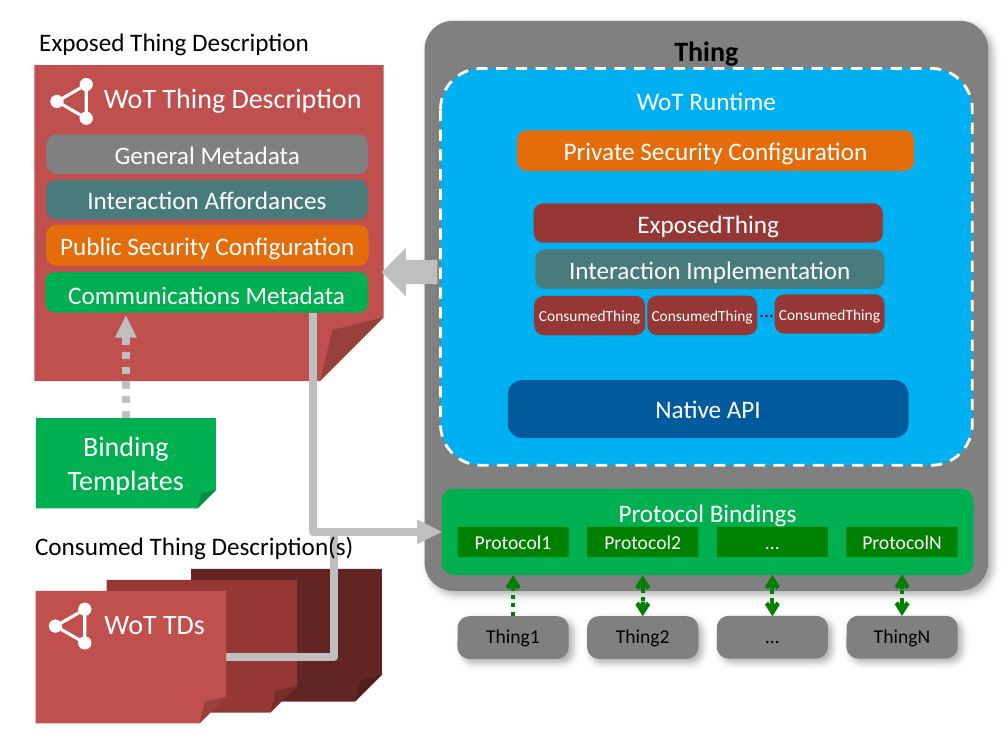
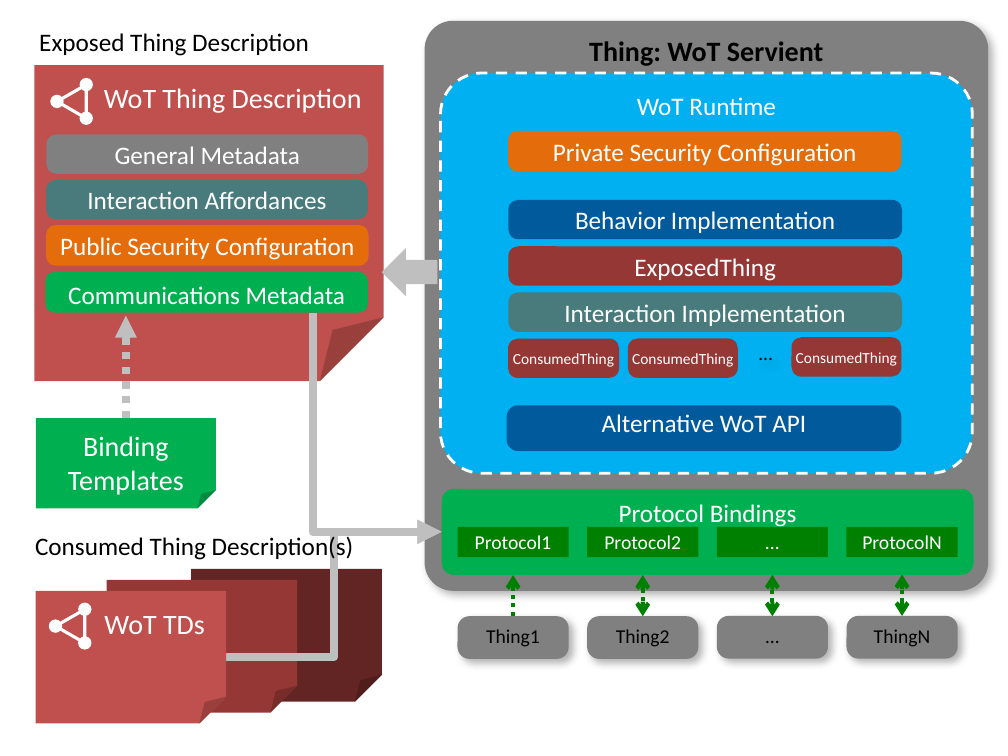
Before and after one commit to w3c/wot-architecture, a slide deck: slide 5 of images/wot-architecture-figures-new.pptx (slide 7 before the commit). Drawn at 1008x756 pixels with LibreOffice and Linux fonts; fonts in the diff are those of the drawing. Boxes give left, top, right and bottom in pixels: in the first picture for what was removed or moved away, otherwise in the second. Text is boxed around its words. In the diff, an @@ line names an element or a change of style, - is before the commit and + after.

Commit message:
New building blocks/servient figures
A new set of figures for wot building blocks/servient implementation sections.   Now with a new, more abstract "building blocks" figure that is an intermediate step between the abstract "architectural aspects" figures and three more specific thing "implementations".

```diff
--- a/images/wot-architecture-figures-new.pptx
+++ b/images/wot-architecture-figures-new.pptx
@@ text in rounded rectangle at (x1=589, y1=41, x2=823, y2=66): text changed @@
-Thing
+Thing: WoT Servient
@@ rounded rectangle "WoT Runtime" moved from (x1=440, y1=69, x2=973, y2=466) to (x1=440, y1=73, x2=973, y2=473) @@
@@ rounded rectangle "Private Security Configuration" resized from (x1=517, y1=130, x2=914, y2=170) to (x1=508, y1=131, x2=901, y2=171) @@
@@ rounded rectangle added at (x1=508, y1=200, x2=902, y2=239), fill #005A9C, 18 pt, text #FFFFFF @@
+Behavior Implementation
@@ rounded rectangle "ExposedThing" resized from (x1=533, y1=204, x2=882, y2=243) to (x1=508, y1=246, x2=902, y2=285) @@
@@ rounded rectangle "Interaction Implementation" resized from (x1=535, y1=249, x2=884, y2=288) to (x1=508, y1=292, x2=902, y2=332) @@
@@ rounded rectangle "ConsumedThing" moved from (x1=534, y1=296, x2=645, y2=336) to (x1=508, y1=339, x2=619, y2=378) @@
@@ rounded rectangle "ConsumedThing" moved from (x1=647, y1=295, x2=757, y2=335) to (x1=628, y1=339, x2=738, y2=378) @@
@@ text "…" moved from (x1=748, y1=290, x2=786, y2=333) to (x1=747, y1=333, x2=785, y2=375) @@
@@ rounded rectangle "ConsumedThing" moved from (x1=775, y1=294, x2=885, y2=334) to (x1=791, y1=338, x2=901, y2=377) @@
@@ rounded rectangle "Alternative WoT API" resized from (x1=508, y1=380, x2=909, y2=438) to (x1=507, y1=405, x2=902, y2=451) @@
@@ text in rounded rectangle at (x1=602, y1=414, x2=806, y2=432): text changed @@
-Native API
+Alternative WoT API
```
Also in this commit, not shown: 3 other slides changed, 3 slides removed, 4 other files.
